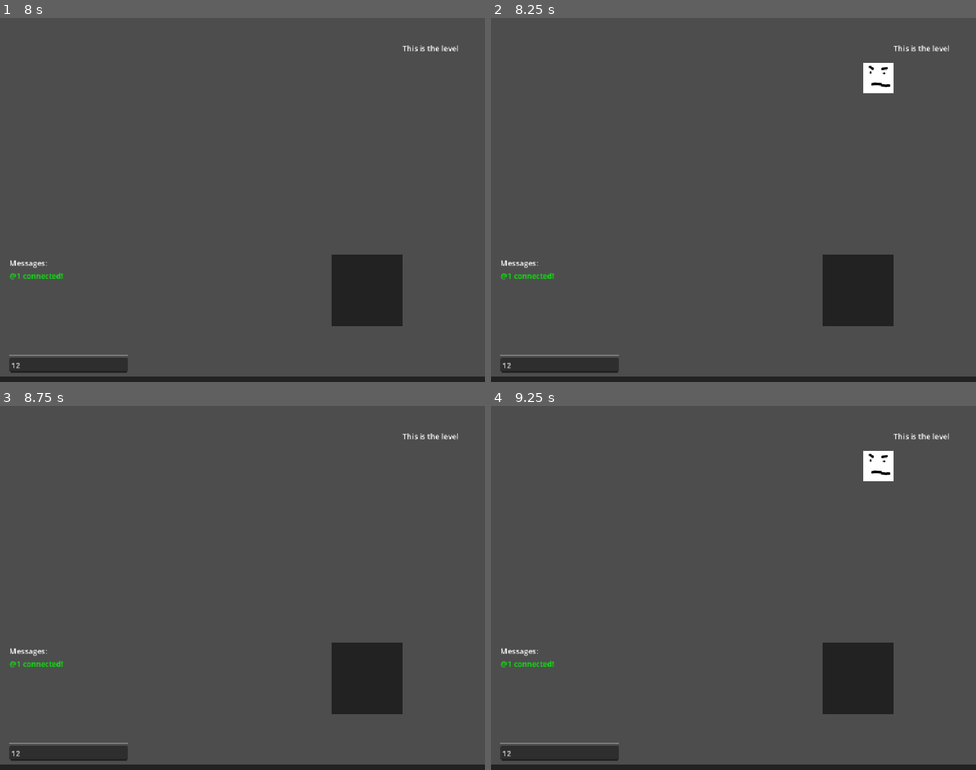
Above: before the commit, frames 1-4 (two rows, left to right).
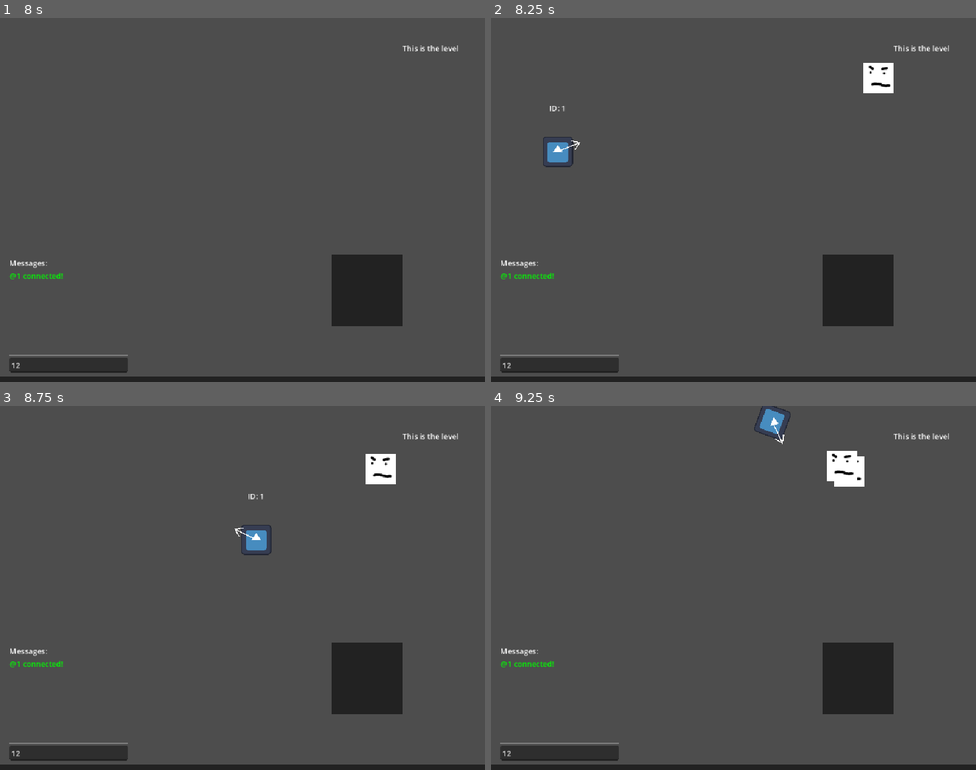
Above: after the commit, the same moments.

Repository: ssebs/multiplayer-poc-godot
Game: Godot game, scene res://scenes/game_main.tscn
Same seed, same stepped clock (60 frames per second), same inputs: the game is played once before the commit and once after it. The engine's default icon, where the game draws it, is replaced by a stand-in: a white triangle on a blue panel in a dark square.
Inputs (mouse positions are in pixels of both pictures, inside the frame that each line leads up to):
- Up to frame 1 (8 s): click (67, 363) at 0.52 s; type "12" at 0.6 s; click "Host Game" at 1.25 s; click "Start Game" at 2 s; tap Enter at 2.75 s; move the mouse to (349, 181) at 2.77 s; hold D (move_right) 2.78-3.53 s; tap R (rotate) every 1.5 s from 2.85 to 7.35 s; move the mouse to (145, 218) at 3.52 s; hold S (move_down) 3.53-4.28 s; tap Space (shoot) at 3.6, 5.1, 6.6 s; move the mouse to (291, 119) at 4.27 s; hold D (move_right) 4.28-5.03 s; move the mouse to (218, 272) at 5.02 s; hold W (move_up) 5.03-5.78 s; move the mouse to (388, 254) at 5.77 s; hold A (move_left) 5.78-7.28 s; move the mouse to (97, 145) at 6.52 s; move the mouse to (266, 200) at 7.27 s; hold S (move_down) from 7.28 s (still down)
- Up to frame 2 (8.25 s): tap Space (shoot) at 8, 8.1 s; move the mouse to (660, 109) at 8.02 s; release S (move_down) at 8.03 s; hold D (move_right) from 8.03 s (still down)
- Up to frame 3 (8.75 s): keep holding D (move_right)
- Up to frame 4 (9.25 s): move the mouse to (840, 569) at 8.77 s; release D (move_right) at 8.78 s; hold W (move_up) from 8.78 s (still down); tap R (rotate) at 8.85 s

Frame 1 is identical in both runs. In frame 2, 0.4% of the frame differs, in the area x 10-19%, y 24-41%; in frame 3, 0.9%; in frame 4, 1.5%, in the area x 54-83%, y 0-23%.

Commit message:
Add respawn

Diff:
--- a/scripts/multiplayer_manager.gd
+++ b/scripts/multiplayer_manager.gd
@@ -62,6 +62,7 @@
 
     var player_to_add = player_scene.instantiate() as NetworkedPlayer
     player_to_add.name = str(id)
+    player_to_add.tree_exiting.connect(_on_player_died.bind(id))
 
     players_spawn_node.add_child(player_to_add, true)
     # Add spawn offset
@@ -76,6 +77,12 @@
     enemy_counter += 1
     enemies_spawn_node.add_child(enemy_to_add, true)
     enemy_to_add.position.x -= enemies_spawn_node.get_child_count() * (ENEMY_WIDTH + SPAWN_SPACING)
+
+func _on_player_died(id: int):
+    if multiplayer.is_server():
+        print("Player %s died, respawning in 2 seconds" % id)
+        await get_tree().create_timer(2.0).timeout
+        _spawn_player(id)
 
 func _on_peer_connected(id: int):
     print("Player %s connected" % id)
--- a/scripts/networked_player.gd
+++ b/scripts/networked_player.gd
@@ -31,7 +31,6 @@
 @rpc("call_local")
 func die():
     print("Die called")
-    # TODO: respawn
     queue_free()
 
 # Server must call this from input_synchronizer
Not shown, changed: TODO.md
